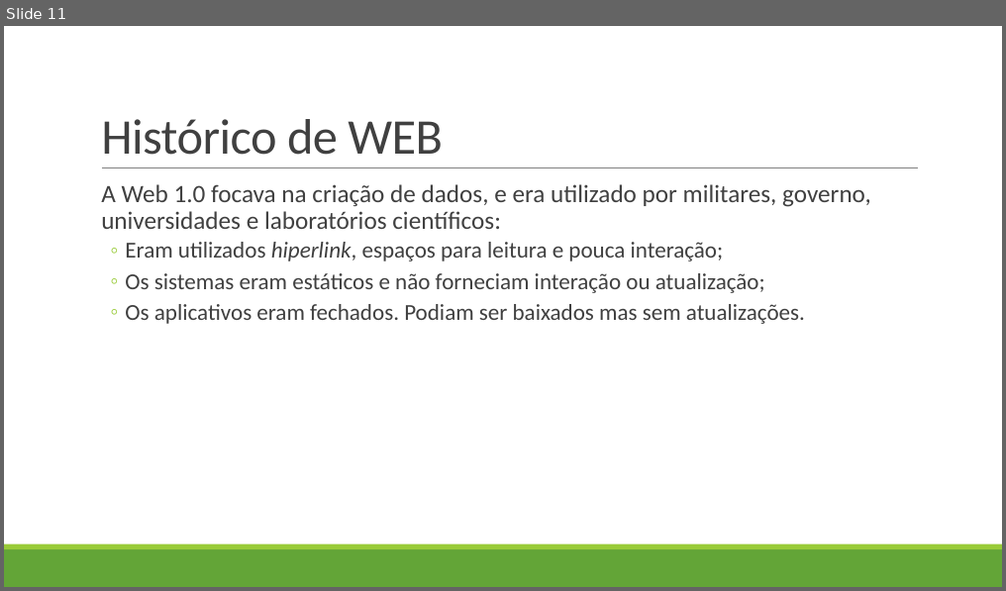
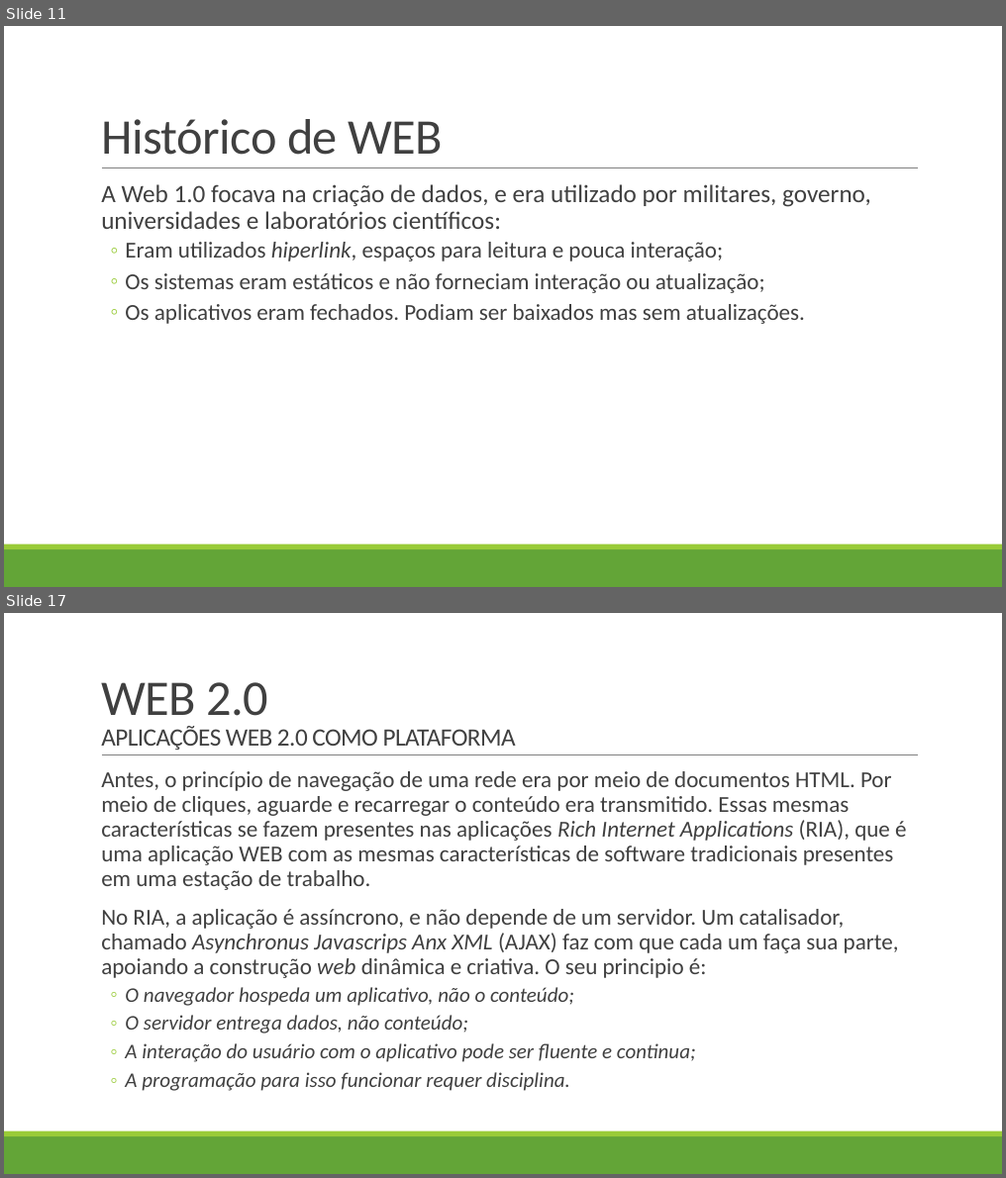
Before and after one commit to LucasHerculanoAmaro/Minhas-Aulas, a slide deck: Euripedes Simões de Paula/Gestão de Conteúdo WEB II/Aula 2/Web 2.0 e mídia social.pptx. Shown one above the other, each under a label of ours: slide 11 before the commit, slides 11 and 17 after it; the slides between them are not shown. The pictures are 1006x591 and 1006x1178 pixels, drawn with LibreOffice and Linux fonts; fonts in the diff are those of the drawing. Boxes give left, top, right and bottom in pixels: in the first picture for what was removed or moved away, otherwise in the second. Text is boxed around its words. In the diff, an @@ line names an element or a change of style, - is before the commit and + after.

```diff
--- a/Euripedes Simões de Paula/Gestão de Conteúdo WEB II/Aula 2/Web 2.0 e mídia social.pptx
+++ b/Euripedes Simões de Paula/Gestão de Conteúdo WEB II/Aula 2/Web 2.0 e mídia social.pptx
@@ slide 17 added at (4, 613, 1002, 1174), background #FFFFFF; not listed: 3 template elements that a slide beside it also shows @@
@@ title added at (101, 682, 516, 750), 24 pt, text #404040 @@
+WEB 2.0
+APLICAÇÕES WEB 2.0 COMO PLATAFORMA
@@ text added at (101, 771, 906, 1091), 22 pt, text #404040 @@
+  Antes, o princípio de navegação de uma rede era por meio de documentos HTML. Por meio de cliques, aguarde e recarregar o conteúdo era transmitido. Essas mesmas características se fazem presentes nas aplicações Rich Internet Applications (RIA), que é uma aplicação WEB com as mesmas características de software tradicionais presentes em uma estação de trabalho.
+  No RIA, a aplicação é assíncrono, e não depende de um servidor. Um catalisador, chamado Asynchronus Javascrips Anx XML (AJAX) faz com que cada um faça sua parte, apoiando a construção web dinâmica e criativa. O seu principio é:
+  ◦ O navegador hospeda um aplicativo, não o conteúdo;
+  ◦ O servidor entrega dados, não conteúdo;
+  ◦ A interação do usuário com o aplicativo pode ser fluente e continua;
+  ◦ A programação para isso funcionar requer disciplina.
```
Also in this commit, not shown: 1 slide changed, 6 other slides added, 1 other file.
